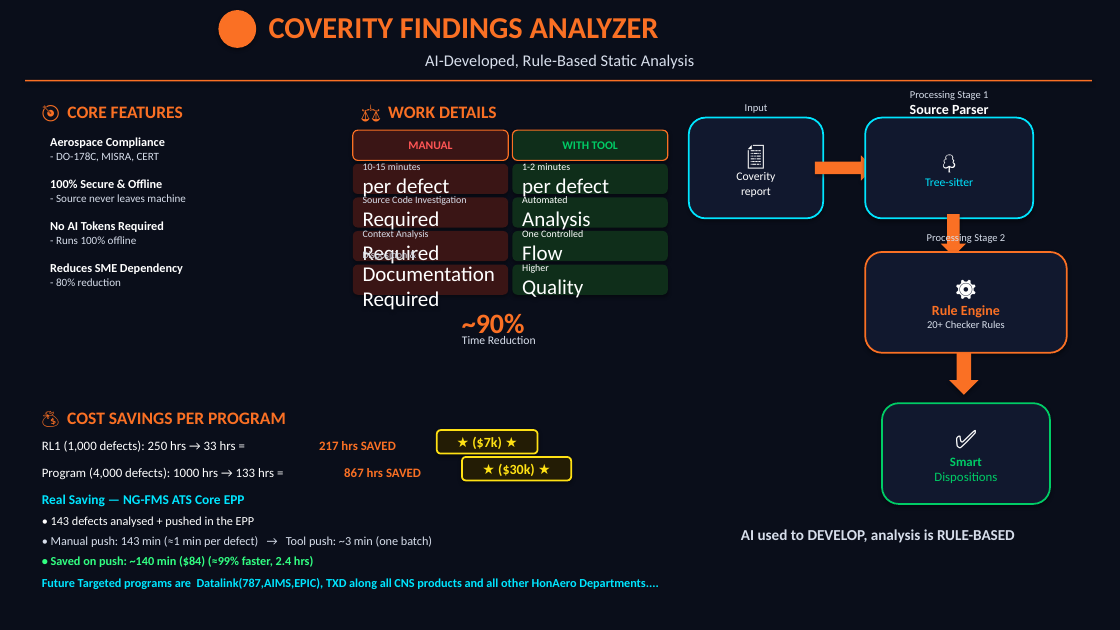
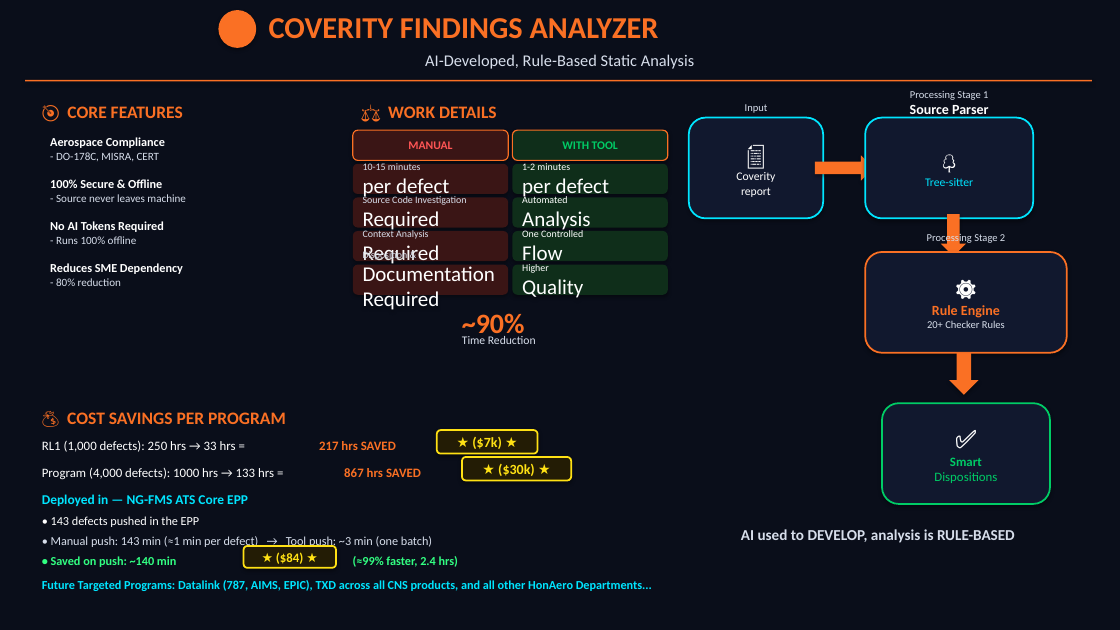
Before and after one commit to Rakesh0427/Coverity-Tool, a slide deck: slide 1 of Coverity_Findings_Analyzer.pptx. Drawn at 1120x630 pixels with LibreOffice and Linux fonts; fonts in the diff are those of the drawing. Boxes give left, top, right and bottom in pixels: in the first picture for what was removed or moved away, otherwise in the second. Text is boxed around its words. In the diff, an @@ line names an element or a change of style, - is before the commit and + after.

Commit message:
Update Cost Savings: replace Real Saving with Deployed in, remove analysed +, highlight $84 badge, match fonts with Core Features, and format future programs line

```diff
--- a/Coverity_Findings_Analyzer.pptx
+++ b/Coverity_Findings_Analyzer.pptx
@@ text at <box>42,494,248,506</box>: text changed @@
-Real Saving — NG-FMS ATS Core EPP
+Deployed in — NG-FMS ATS Core EPP
@@ text at <box>51,516,200,527</box>: text changed @@
-• 143 defects analysed + pushed in the EPP
+• 143 defects pushed in the EPP
@@ text at <box>51,556,176,567</box>: text changed @@
-• Saved on push: ~140 min ($84) (≈99% faster, 2.4 hrs)
+• Saved on push: ~140 min
@@ rounded rectangle added at <box>244,546,336,568</box>, fill #231C05, outline #FFE114 1.5 pt, 11 pt, text #FFE114, bold @@
+★ ($84) ★
@@ text added at <box>353,556,458,567</box>, 10.5 pt, text #32FF82, bold @@
+(≈99% faster, 2.4 hrs)
@@ text at <box>42,580,652,591</box>: text changed @@
-Future Targeted programs are Datalink(787,AIMS,EPIC), TXD along all CNS products and all other HonAero Departments....
+Future Targeted Programs: Datalink (787, AIMS, EPIC), TXD across all CNS products, and all other HonAero Departments...
```
Also in this commit, not shown: 3 other files.
